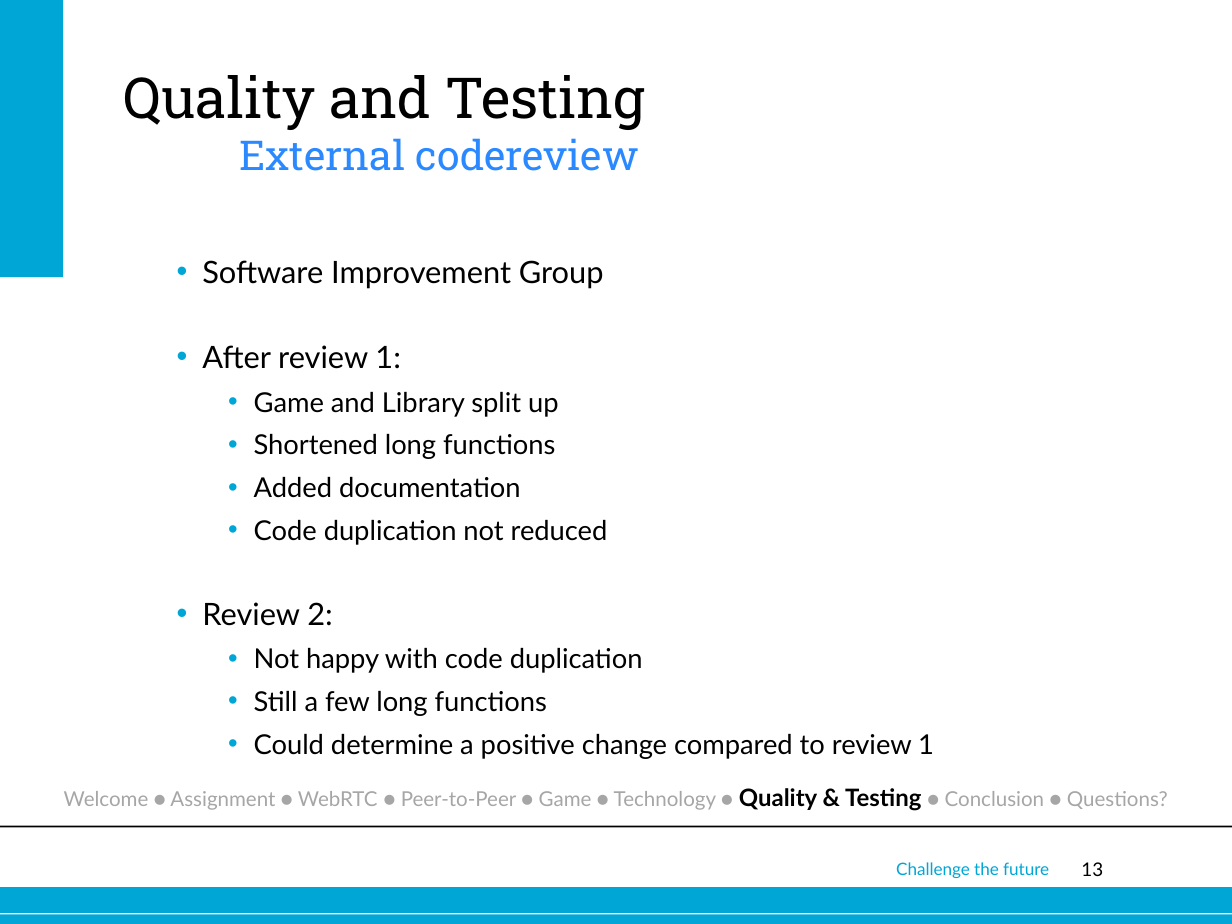
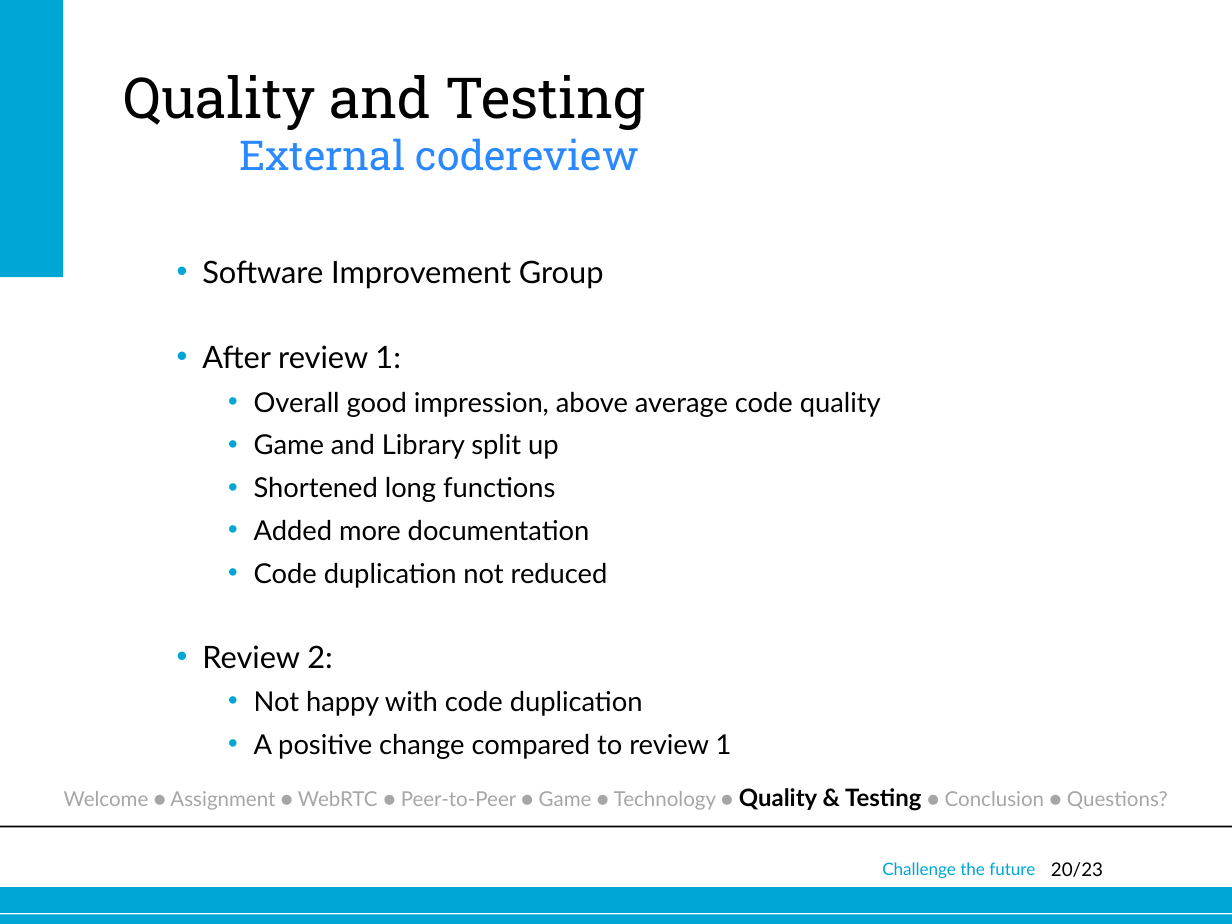
Before and after one commit to joostverdoorn/webrtc, a slide deck: slide 20 of documents/Eindpresentatie/webrtc.pptx (slide 13 before the commit). Drawn at 1232x924 pixels with LibreOffice and Linux fonts; fonts in the diff are those of the drawing; background and template pictures are left out. Boxes give left, top, right and bottom in pixels: in the first picture for what was removed or moved away, otherwise in the second. Text is boxed around its words. In the diff, an @@ line names an element or a change of style, - is before the commit and + after.

```diff
--- a/documents/Eindpresentatie/webrtc.pptx
+++ b/documents/Eindpresentatie/webrtc.pptx
@@ text at <box>254,392,881,417</box>: paragraph added @@
+    • Overall good impression, above average code quality
@@ text at <box>254,520,590,541</box>: text changed @@
-    • Added documentation
+    • Added more documentation
@@ text at <box>254,734,732,759</box>: text changed @@
-    • Still a few long functions
-    • Could determine a positive change compared to review 1
+    • A positive change compared to review 1
@@ text "Challenge the future": place and size @@
-text "Challenge the future" at <box>896,862,1049,878</box>
+text "Challenge the future" at <box>882,862,1035,878</box>
@@ page number at <box>1051,862,1103,877</box>: text changed @@
-13
+20/23
```
Also in this commit, not shown: 15 other slides changed, 7 slides added.
